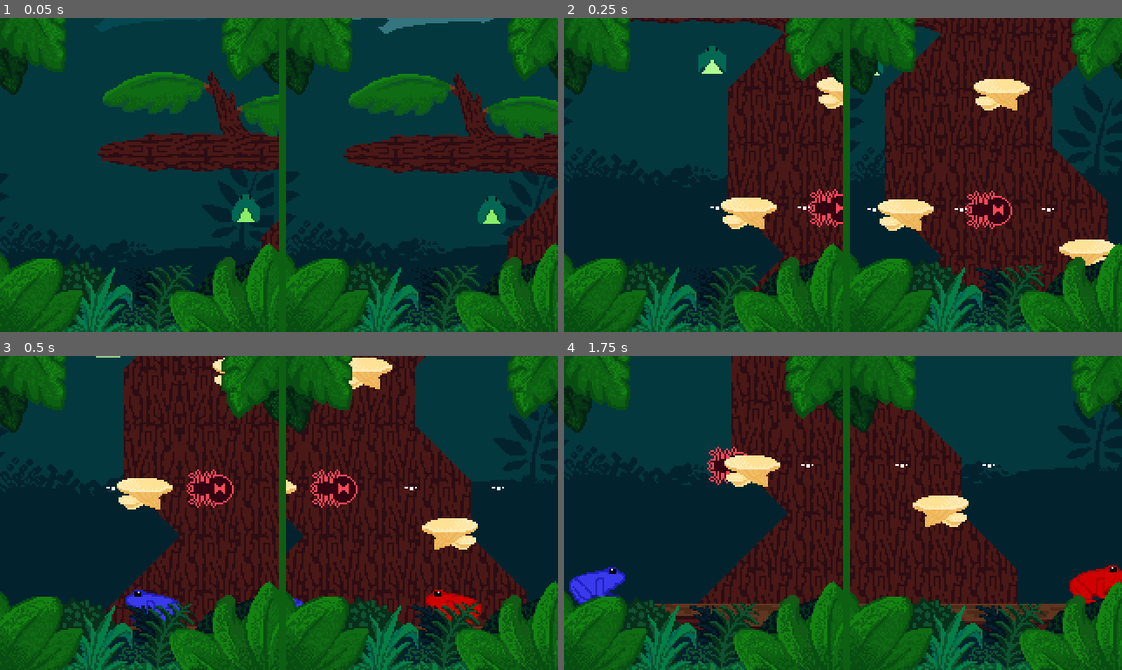
Above: before the commit, frames 1-4 (two rows, left to right).
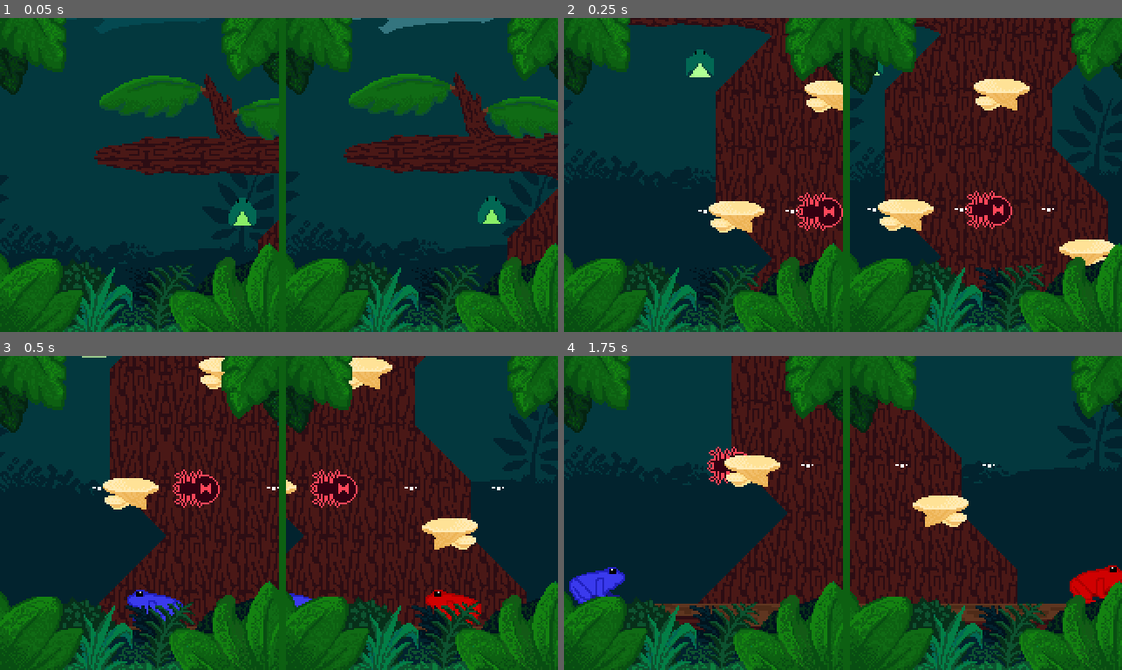
Above: after the commit, the same moments.

Repository: shrubino/CSP_LocalMult
Game: Godot game, scene res://Scenes/main.tscn
Two runs of this game, one before a commit and one after it. Both use one fixed random seed, a clock stepped at 60 frames per second and the inputs below.
Inputs:
- Up to frame 1 (0.05 s): no input
- Up to frame 2 (0.25 s): no input
- Up to frame 3 (0.5 s): no input
- Up to frame 4 (1.75 s): hold A (A) 0.53-1.28 s; hold Right (Right) from 0.53 s (still down); tap Up (Up) at 0.77, 1.52 s; tap D (D) at 0.8, 1.35 s; tap S (S) at 1.55 s

The runs differ from the first frame. In frame 1, 4.6% of the frame differs, in the area x 16-50%, y 16-75%; in frame 2, 9.1%; in frame 3, 11%, in the area x 14-56%, y 0-87%; in frame 4, nothing differs.

Commit message:
Jump noises added

Diff:
--- a/local-multiplayer-game/Scenes/Level1.tscn
+++ b/local-multiplayer-game/Scenes/Level1.tscn
@@ -249,10 +249,6 @@
 tile_map_data = PackedByteArray("AAD4/1f/AAADAAEAAAD4/1j/AAADAAEAAAD4/1n/AAADAAEAAAD4/1r/AAADAAEAAAD4/1v/AAADAAEAAAD5/1 …(2944 unchanged characters)…
 tile_set = SubResource("TileSet_slnnj")
 
-[node name="Player1" parent="." instance=ExtResource("2_6l7je")]
-z_index = 2
-position = Vector2(113, 160)
-
 [node name="Player2" parent="." instance=ExtResource("3_ysn8j")]
 z_index = 2
 position = Vector2(214, 155)
@@ -661,6 +657,9 @@
 [node name="Sprite2D2" type="Sprite2D" parent="Node2D"]
 position = Vector2(-77, 79)
 texture = ExtResource("20_yji5v")
+
+[node name="Player1" parent="." instance=ExtResource("2_6l7je")]
+position = Vector2(122, 152)
 
 [editable path="Plaforms/leaf platform6"]
 [editable path="Plaforms/leaf platform18"]
--- a/local-multiplayer-game/Scripts/player_1.gd
+++ b/local-multiplayer-game/Scripts/player_1.gd
@@ -122,6 +122,12 @@
 
 @onready var isStunned := false
 @onready var timer := 1.4
+
+@onready var jump1 = preload("res://Audio/jump1.mp3")
+@onready var jump2 = preload("res://Audio/jump2.mp3")
+@onready var jump3 = preload("res://Audio/jump3.mp3")
+
+
 #Variables determined by the developer set ones.
 var appliedGravity: float
 var appliedTerminalVelocity: float
@@ -427,10 +433,24 @@
 
 
 func _jump():
+	print("jumping")
+	var jumpnoise = randi_range(0,2)
+	if jumpnoise == 0:
+		SoundEffects.stream = jump1
+		SoundEffects.play()
+	if jumpnoise == 1:
+		SoundEffects.stream = jump2
+		SoundEffects.play()
+	if jumpnoise == 2:
+		SoundEffects.stream = jump3
+		SoundEffects.play()
+
 	if jumpCount > 0:
 		velocity.y = -jumpMagnitude
 		jumpCount += -1
 		jumpWasPressed = false
+
+
 
 func _wallJump():
 	var horizontalWallKick = abs(jumpMagnitude * cos(wallKickAngle * (PI / 180)))
--- a/local-multiplayer-game/Scripts/player_2.gd
+++ b/local-multiplayer-game/Scripts/player_2.gd
@@ -121,6 +121,11 @@
 
 
 @onready var isStunned := false
+
+@onready var jump1 = preload("res://Audio/jump1.mp3")
+@onready var jump2 = preload("res://Audio/jump2.mp3")
+@onready var jump3 = preload("res://Audio/jump3.mp3")
+
 
 #Variables determined by the developer set ones.
 var appliedGravity: float
@@ -427,8 +432,19 @@
 	coyoteActive = false
 	jumpCount += -1
 
-
 func _jump():
+	print("jumping")
+	var jumpnoise = randi_range(0,2)
+	if jumpnoise == 0:
+		SoundEffects.stream = jump1
+		SoundEffects.play()
+	if jumpnoise == 1:
+		SoundEffects.stream = jump2
+		SoundEffects.play()
+	if jumpnoise == 2:
+		SoundEffects.stream = jump3
+		SoundEffects.play()
+
 	if jumpCount > 0:
 		velocity.y = -jumpMagnitude
 		jumpCount += -1
--- a/local-multiplayer-game/project.godot
+++ b/local-multiplayer-game/project.godot
@@ -18,6 +18,7 @@
 [autoload]
 
 Globals="*res://Scripts/globals.gd"
+SoundEffects="*res://sound_effects.gd"
 
 [display]
 
--- /dev/null
+++ b/local-multiplayer-game/sound_effects.gd
@@ -0,0 +1,5 @@
+extends AudioStreamPlayer2D
+##Audio stuffs!
+@onready var jump1 = preload("res://Audio/jump1.mp3")
+@onready var jump2 = preload("res://Audio/jump2.mp3")
+@onready var jump3 = preload("res://Audio/jump3.mp3")
Not shown, added: local-multiplayer-game/Audio/jump1.mp3.import
Not shown, added: local-multiplayer-game/Audio/jump2.mp3.import
Not shown, added: local-multiplayer-game/Audio/jump3.mp3.import
Not shown: 1 places in local-multiplayer-game/Scenes/Level1.tscn that only renumber resources
Not shown, added: local-multiplayer-game/sound_effects.gd.uid
Not shown, added: local-multiplayer-game/Audio/jump1.mp3
Not shown, added: local-multiplayer-game/Audio/jump2.mp3
Not shown, added: local-multiplayer-game/Audio/jump3.mp3
